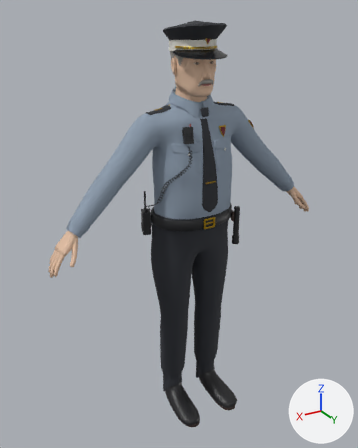
Before and after pictures for a commit that changed the glTF model game/assets/characters/char_security_officer_h/char_security_officer_h.glb.
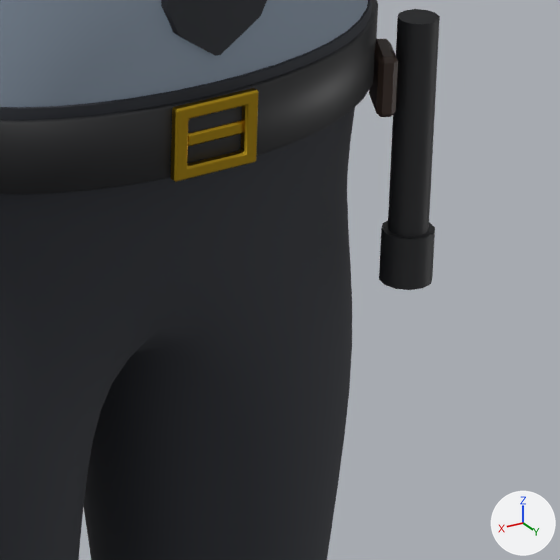
The first picture shows the older version from a 50 mm lens placed at (1.119, 1.752, 1.852), pointed at (0.052, -0.027, 0.962). The close-ups show the older and then the newer version on the part from 50% to 72% of the width and 46% to 63% of the height of that picture. Only the edits that show in the close-ups are written down. Arrows for +X, +Y and +Z are at lower right; the lights stay in place. Vertices at exactly the same position are counted once.

In view in the first close-up: 'Gear', 'Outfit'.
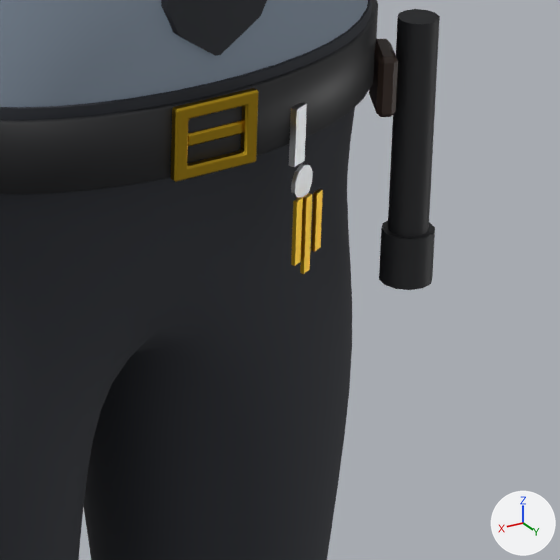
Where the change shows, as pixel boxes [x1, y1, x2, y2] in the close-ups (560 x 560 px):
part 1 of me_gear, added: after [291, 164, 313, 199]
part 2 of me_gear, added: after [289, 102, 323, 274]

Diff of the bpy script that builds the scene:
```diff
--- a/game/assets/characters/char_security_officer_h/char_security_officer_h.glb.py
+++ b/game/assets/characters/char_security_officer_h/char_security_officer_h.glb.py
@@ mat_m_char_metal_silver @@
+mat_m_char_metal_silver = principled_material('M_char_metal_silver')
+mat_m_char_metal_silver.base_color = (0.456, 0.468, 0.479)  # grey #b4b6b8
+mat_m_char_metal_silver.metallic = 1.0
+mat_m_char_metal_silver.roughness = 0.3
@@ me_gear @@
 # used by ob_gear; location = (0.0, 0.0, 0.0)
-me_gear.from_pydata(...)  # 1208 vertices, 2276 faces; spans x -0.336..0.223, y -0.168..0.145, z 0.86..1.504
+me_gear.from_pydata(...)  # 1284 vertices, 2404 faces; spans x -0.336..0.223, y -0.168..0.146, z 0.86..1.504
+# me_gear part 1: a new loose piece of 20 vertices spanning x -0.076..-0.056, y 0.132..0.143, z 0.959..0.981, in mat_m_char_metal_silver (grey #b4b6b8)
+# me_gear part 2
+# 20 vertices are added at x -0.08..-0.058, y 0.13..0.143, z 0.912..1.018
+# 12 new vertices lie (0.006, 0.003, 0.0) away from vertices in x -0.08..-0.062, y 0.137..0.143, z 0.912..0.962
+# 36 new faces join them, mat_m_brass (yellow #c9a227)
+# 12 new faces join them, mat_m_char_metal_silver (grey #b4b6b8)
+# other edits to the shape of me_gear do not show in these pictures
 me_gear.materials.append(mat_m_brass)
@@ me_gear @@
 me_gear.materials.append(mat_m_rubber_black)
+me_gear.materials.append(mat_m_char_metal_silver)  # grey #b4b6b8
```
